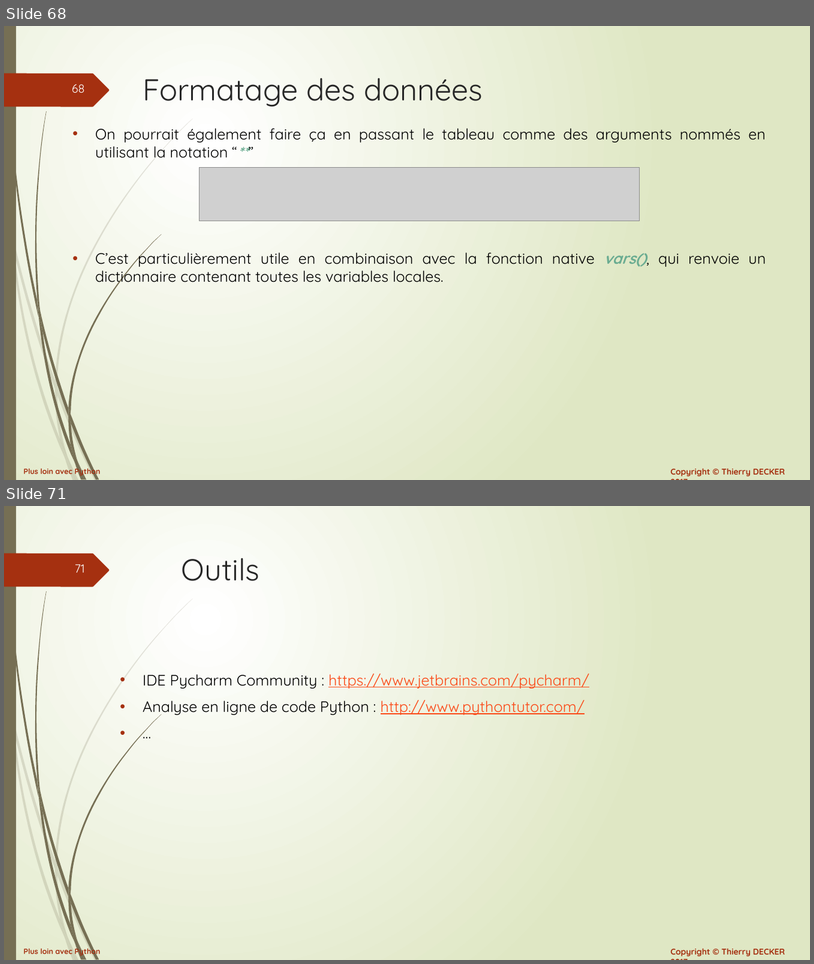
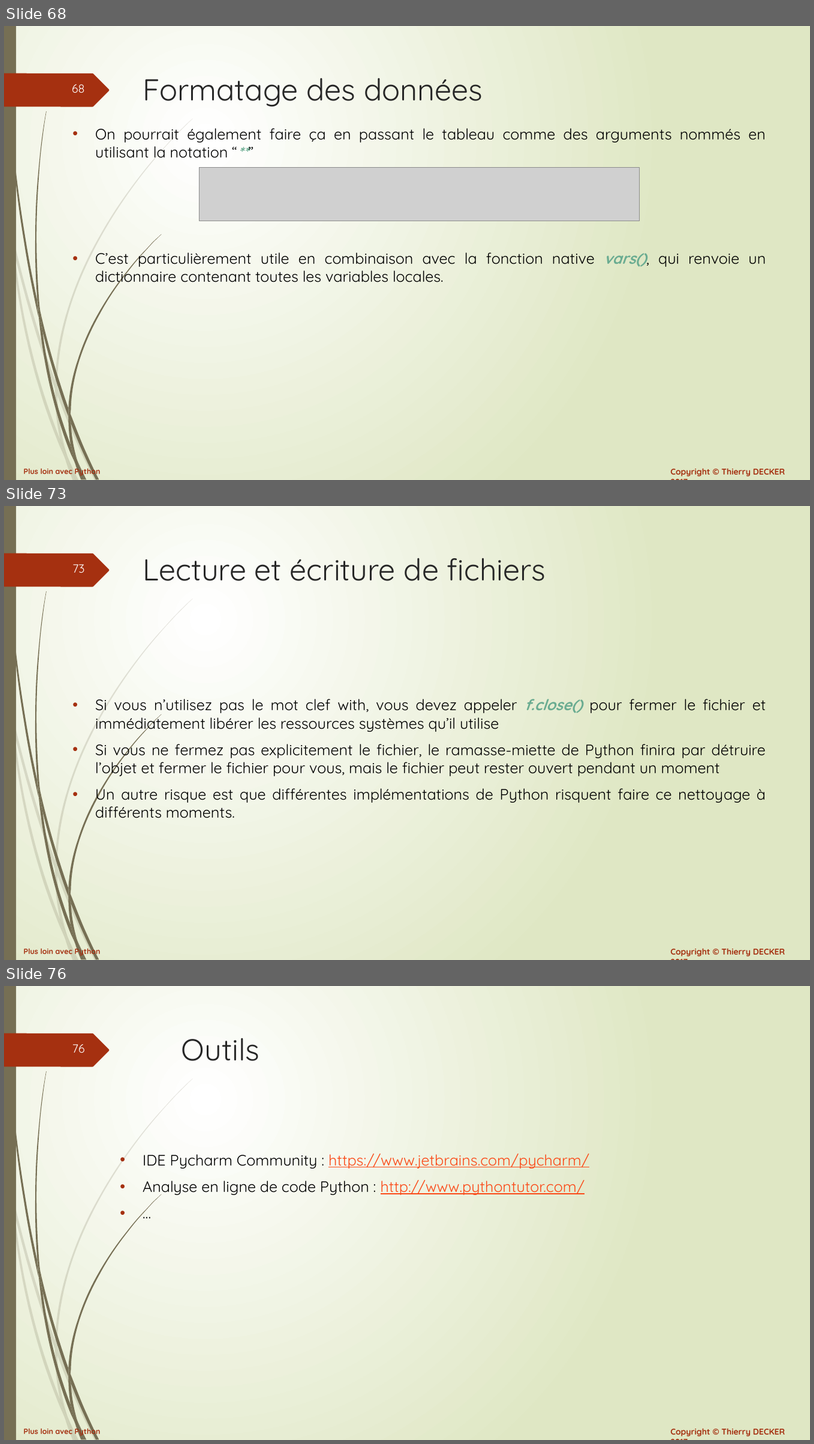
Before and after one commit to VikmanTheRacoon/learning-python, a slide deck: documentations/python-102.pptx. Shown one above the other, each under a label of ours: slides 68 and 71 before the commit, slides 68, 73 and 76 after it; the slides between them are not shown. The pictures are 814x964 and 814x1444 pixels, drawn with LibreOffice and Linux fonts; fonts in the diff are those of the drawing; grey boxes stand for pictures. Boxes give left, top, right and bottom in pixels: in the first picture for what was removed or moved away, otherwise in the second. Text is boxed around its words. In the diff, an @@ line names an element or a change of style, - is before the commit and + after.

```diff
--- a/documentations/python-102.pptx
+++ b/documentations/python-102.pptx
@@ slide 73 added at (x1=4, y1=506, x2=810, y2=960), background gradient #FFFFFF to #DFE8C4; not listed: 27 template elements that a slide beside it also shows @@
@@ title added at (x1=143, y1=558, x2=546, y2=581), 36 pt, text #262626 @@
+Lecture et écriture de fichiers
@@ text added at (x1=95, y1=699, x2=767, y2=818), 18 pt, text #000000 @@
+• Si vous n’utilisez pas le mot clef with, vous devez appeler f.close() pour fermer le fichier et immédiatement libérer les ressources systèmes qu’il utilise
+• Si vous ne fermez pas explicitement le fichier, le ramasse-miette de Python finira par détruire l’objet et fermer le fichier pour vous, mais le fichier peut rester ouvert pendant un moment
+• Un autre risque est que différentes implémentations de Python risquent faire ce nettoyage à différents moments.
@@ what was slide 71 is now slide 76 @@
@@ page number at (x1=72, y1=1044, x2=85, y2=1053): text changed @@
-71
+76
```
Also in this commit, not shown: 2 slides changed, 4 other slides added, 1 other file.
